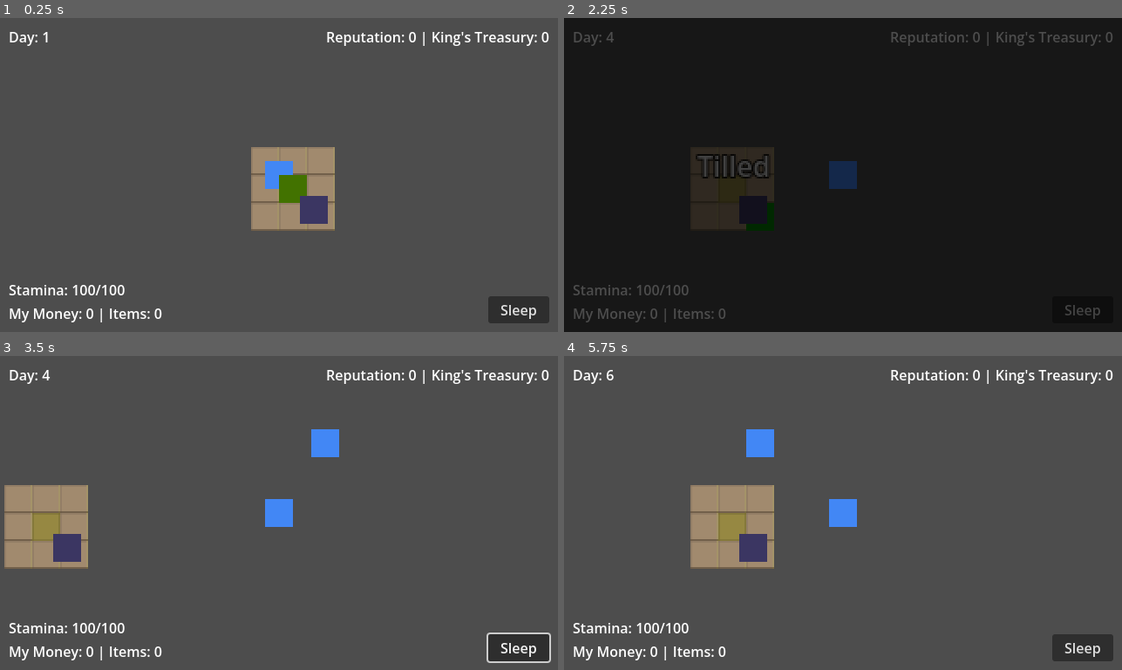
Above: before the commit, frames 1-4 (two rows, left to right).
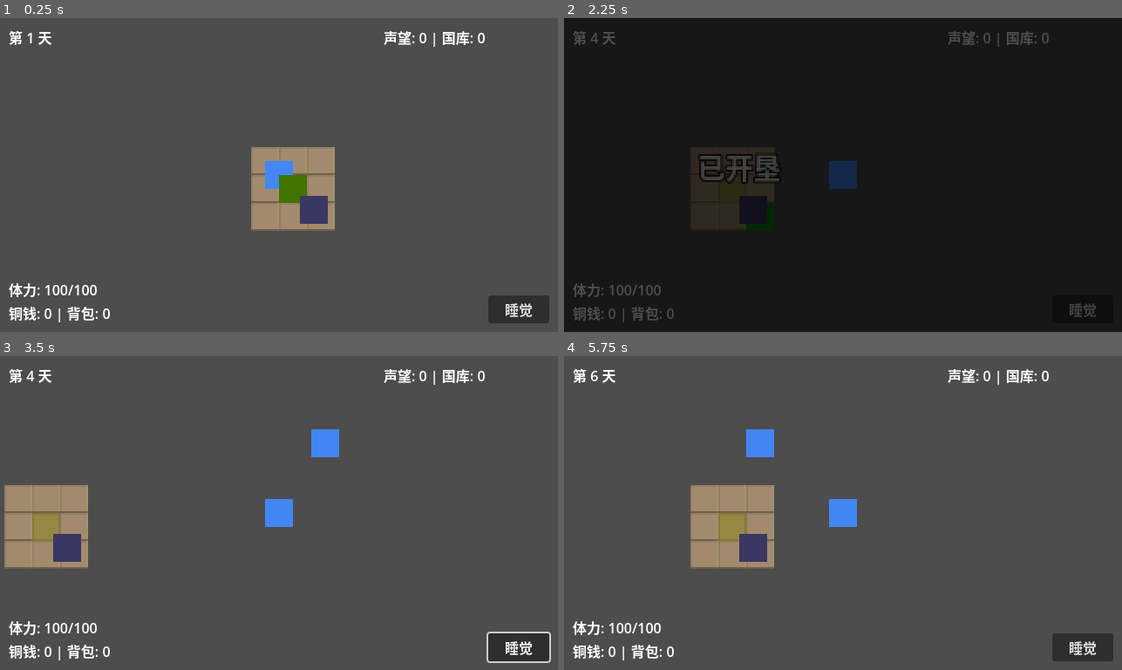
Above: after the commit, the same moments.

Repository: xultraplus/Fiefdom
Game: Godot game, scene res://scenes/Main.tscn
Same seed, same stepped clock (60 frames per second), same inputs: the game is played once before the commit and once after it.
Inputs (mouse positions are in pixels of both pictures, inside the frame that each line leads up to):
- Up to frame 1 (0.25 s): no input
- Up to frame 2 (2.25 s): click "Sleep" (after the commit: "睡觉") at 0.5 s; tap Enter (ui_accept) at 1.25, 1.52 s; move the mouse to (965, 159) at 1.27 s; hold Right (ui_right) 1.28-2 s; click (965, 159) at 1.42 s; drag from (731, 190) to (815, 237) at 2.02 s
- Up to frame 3 (3.5 s): move the mouse to (334, 443) at 2.77 s; hold Right (ui_right) from 2.78 s (still down)
- Up to frame 4 (5.75 s): release Right (ui_right) at 3.5 s; drag from (815, 575) to (675, 465) at 3.52 s; tap Enter (ui_accept) at 4.25, 4.52 s; move the mouse to (1010, 560) at 4.27 s; hold Left (ui_left) 4.28-5 s; drag from (675, 465) to (759, 434) at 5.02 s

The runs differ from the first frame. In frame 1, 2.2% of the frame differs, in the area x 1-99%, y 4-97%; in frame 2, 2.3%; in frame 3, 2.3%; in frame 4, 2.2%.
Error before the commit: Parse Error: Function "_process_rest()" not found in base self. (res://scripts/Retainer.gd:45)

Commit message:
phase2_2

Diff:
--- a/scenes/Main.tscn
+++ b/scenes/Main.tscn
@@ -37,7 +37,7 @@
 offset_top = 10.0
 offset_right = 100.0
 offset_bottom = 33.0
-text = "Day: 1"
+text = "第 1 天"
 
 [node name="InventoryLabel" type="Label" parent="UI/Control" unique_id=188040551]
 layout_mode = 1
@@ -49,7 +49,7 @@
 offset_right = 200.0
 offset_bottom = -10.0
 grow_vertical = 0
-text = "Inventory"
+text = "背包"
 
 [node name="KingLabel" type="Label" parent="UI/Control" unique_id=225522846]
 layout_mode = 1
@@ -61,7 +61,7 @@
 offset_right = -10.0
 offset_bottom = 33.0
 grow_horizontal = 0
-text = "King's Treasury"
+text = "国库"
 
 [node name="StaminaLabel" type="Label" parent="UI/Control" unique_id=60873908]
 layout_mode = 1
@@ -73,7 +73,7 @@
 offset_right = 150.0
 offset_bottom = -37.0
 grow_vertical = 0
-text = "Stamina: 100/100"
+text = "体力: 100/100"
 
 [node name="SleepButton" type="Button" parent="UI/Control" unique_id=127106327]
 layout_mode = 1
@@ -88,7 +88,7 @@
 offset_bottom = -10.0
 grow_horizontal = 0
 grow_vertical = 0
-text = "Sleep"
+text = "睡觉"
 
 [node name="Fader" type="ColorRect" parent="UI/Control" unique_id=730486771]
 layout_mode = 1
--- a/scripts/Global.gd
+++ b/scripts/Global.gd
@@ -9,19 +9,50 @@
 var max_stamina: int = 100
 var current_stamina: int = 100
 
+# Phase 2: Economy & Retainers
+var food_storage: int = 10 # Initial food
+var retainers: Array[RetainerData] = []
+var days_without_contribution: int = 0
+
 func _ready() -> void:
-	pass
+	# Add a default retainer for testing
+	retainers.append(RetainerData.new("墨家弟子", "农夫"))
 
 func restore_stamina() -> void:
 	current_stamina = max_stamina
 	print("Stamina Restored")
 
+	# Daily consumption
+	consume_food()
+
+func consume_food() -> void:
+	var consumption = retainers.size() * 1
+	if food_storage >= consumption:
+		food_storage -= consumption
+		print("Food consumed: ", consumption, ". Remaining: ", food_storage)
+	else:
+		food_storage = 0
+		print("Not enough food! Retainers are starving.")
+		# Handle loyalty drop or leave logic here
+		for r in retainers:
+			r.loyalty -= 20
+			if r.loyalty <= 0:
+				print("Retainer ", r.name, " has left!")
+				# In a real game, remove from array safely. For prototype, just print.
+
 func add_item(is_public: bool) -> void:
 	if is_public:
 		king_storage += 1
 		reputation += 10
+		days_without_contribution = 0 # Reset fail counter
 		print("Added to King's Treasury. Reputation: ", reputation)
 	else:
-		player_inventory += 1
+		player_inventory += 1 # This is "Raw Crop"
 		money += 5
 		print("Added to Player Inventory. Money: ", money)
+
+func convert_inventory_to_food(amount: int) -> void:
+	if player_inventory >= amount:
+		player_inventory -= amount
+		food_storage += amount # 1 crop = 1 food unit
+		print("Converted ", amount, " crops to food.")
--- /dev/null
+++ b/scripts/MapGridItem.gd
@@ -0,0 +1,13 @@
+extends ColorRect
+
+var grid_pos: Vector2i
+signal retainer_dropped(grid_pos: Vector2i, data: RetainerData)
+
+func _can_drop_data(at_position: Vector2, data: Variant) -> bool:
+	return data is RetainerData
+
+func _drop_data(at_position: Vector2, data: Variant) -> void:
+	print("Dropped ", data.name, " on grid ", grid_pos)
+	retainer_dropped.emit(grid_pos, data)
+	# Visual feedback
+	color = Color.GOLD # Flash or change color
--- a/scripts/Retainer.gd
+++ b/scripts/Retainer.gd
@@ -19,8 +19,9 @@
 		data = RetainerData.new()
 
 	# Set up navigation agent
-	navigation_agent.path_desired_distance = 4.0
-	navigation_agent.target_desired_distance = 4.0
+	# Relaxing distance constraints to avoid getting stuck near target
+	navigation_agent.path_desired_distance = 10.0
+	navigation_agent.target_desired_distance = 10.0
 
 	# Initial home position (spawn point)
 	home_position = global_position
@@ -83,6 +84,9 @@
 	# Better to do the await in a separate function call from set_state or use a flag.
 	pass
 
+func _process_rest() -> void:
+	pass
+
 # Called when entering WORK state
 func start_working():
 	await get_tree().create_timer(1.0).timeout
@@ -94,11 +98,9 @@
 	start_working()
 
 func set_state(new_state: State) -> void:
-	# Override set_state to handle WORK special case if needed
-	# But better to just modify the main set_state
 	var old_state = current_state
 	current_state = new_state
-	# print("Retainer State: ", State.keys()[new_state])
+	print("Retainer: State changed from ", State.keys()[old_state], " to ", State.keys()[new_state])
 
 	if new_state == State.IDLE:
 		find_work()
@@ -113,12 +115,13 @@
 	if world.has_method("get_nearest_dry_crop"):
 		var grid_pos = world.get_nearest_dry_crop(global_position)
 		if grid_pos != Vector2i(-1, -1):
+			print("Retainer: Found work at ", grid_pos)
 			target_grid_pos = grid_pos
 			# Convert grid to world pos
 			var world_pos = world.tile_map.map_to_local(grid_pos)
 			set_movement_target(world_pos)
 		else:
-			# No work found
+			print("Retainer: No work found")
 			pass
 
 func perform_task() -> void:
--- a/scripts/RetainerData.gd
+++ b/scripts/RetainerData.gd
@@ -1,8 +1,8 @@
 extends Resource
 class_name RetainerData
 
-@export var name: String = "Unnamed"
-@export var profession: String = "Farmer" # Peasant, Scholar, etc.
+@export var name: String = "无名氏"
+@export var profession: String = "农夫" # Peasant, Scholar, etc.
 @export var portrait: Texture2D
 
 # Attributes
@@ -10,6 +10,6 @@
 @export_range(0, 100) var loyalty: float = 100.0
 @export_range(0.1, 5.0) var efficiency: float = 1.0
 
-func _init(p_name = "Unnamed", p_prof = "Farmer"):
+func _init(p_name = "无名氏", p_prof = "农夫"):
 	name = p_name
 	profession = p_prof
--- /dev/null
+++ b/scripts/RetainerItem.gd
@@ -0,0 +1,23 @@
+extends Control
+
+var data: RetainerData
+
+@onready var name_label: Label = $NameLabel
+@onready var job_label: Label = $JobLabel
+@onready var icon: TextureRect = $Icon
+
+func setup(p_data: RetainerData) -> void:
+	data = p_data
+	name_label.text = data.name
+	job_label.text = data.profession
+	# icon.texture = data.portrait # Todo
+
+func _get_drag_data(at_position: Vector2) -> Variant:
+	print("Dragging retainer: ", data.name)
+
+	# Create preview
+	var preview = Label.new()
+	preview.text = data.name
+	set_drag_preview(preview)
+
+	return data
--- a/scripts/UIManager.gd
+++ b/scripts/UIManager.gd
@@ -39,7 +39,7 @@
 	update_ui()
 
 func update_ui() -> void:
-	day_label.text = "Day: " + str(Global.current_day)
-	inventory_label.text = "My Money: " + str(Global.money) + " | Items: " + str(Global.player_inventory)
-	king_label.text = "Reputation: " + str(Global.reputation) + " | King's Treasury: " + str(Global.king_storage)
-	stamina_label.text = "Stamina: " + str(Global.current_stamina) + "/" + str(Global.max_stamina)
+	day_label.text = "第 " + str(Global.current_day) + " 天"
+	inventory_label.text = "铜钱: " + str(Global.money) + " | 背包: " + str(Global.player_inventory)
+	king_label.text = "声望: " + str(Global.reputation) + " | 国库: " + str(Global.king_storage)
+	stamina_label.text = "体力: " + str(Global.current_stamina) + "/" + str(Global.max_stamina)
--- a/scripts/World.gd
+++ b/scripts/World.gd
@@ -13,7 +13,7 @@
 var retainer_scene = preload("res://scenes/Retainer.tscn")
 
 func _ready() -> void:
-	millet_data.crop_name = "Millet"
+	millet_data.crop_name = "黍"
 	millet_data.days_to_grow = 2
 	var stages: Array[Vector2i] = [Vector2i(0,2), Vector2i(1,2), Vector2i(2,2)]
 	millet_data.stages_atlas_coords = stages
@@ -72,7 +72,7 @@
 		var info = active_crops[grid_pos]
 		if not info["watered"]:
 			info["watered"] = true
-			spawn_floating_text(grid_pos, "Watered", Color.CYAN)
+			spawn_floating_text(grid_pos, "已浇水", Color.CYAN)
 			print("Crop watered at ", grid_pos)
 
 func setup_test_map() -> void:
@@ -108,7 +108,7 @@
 
 func till_soil(grid_pos: Vector2i, current_atlas_coords: Vector2i) -> void:
 	if Global.current_stamina < 2:
-		spawn_floating_text(grid_pos, "No Stamina!", Color.RED)
+		spawn_floating_text(grid_pos, "体力不足！", Color.RED)
 		print("Not enough stamina to till!")
 		return
 
@@ -118,12 +118,12 @@
 	# Change to tilled version (y=1)
 	var new_atlas_coords = Vector2i(current_atlas_coords.x, 1)
 	tile_map.set_cell(grid_pos, 0, new_atlas_coords)
-	spawn_floating_text(grid_pos, "Tilled", Color.WHITE)
+	spawn_floating_text(grid_pos, "已开垦", Color.WHITE)
 	print("Tilled at ", grid_pos)
 
 func plant_crop(grid_pos: Vector2i) -> void:
 	if Global.current_stamina < 2:
-		spawn_floating_text(grid_pos, "No Stamina!", Color.RED)
+		spawn_floating_text(grid_pos, "体力不足！", Color.RED)
 		print("Not enough stamina to plant!")
 		return
 
@@ -141,12 +141,12 @@
 		# Visual feedback: place seed
 		var seed_coords = millet_data.stages_atlas_coords[0]
 		crops_layer.set_cell(grid_pos, 0, seed_coords)
-		spawn_floating_text(grid_pos, "Planted", Color.GREEN)
+		spawn_floating_text(grid_pos, "已播种", Color.GREEN)
 		print("Planted at ", grid_pos)
 
 func harvest_crop(grid_pos: Vector2i) -> void:
 	if Global.current_stamina < 3:
-		spawn_floating_text(grid_pos, "No Stamina!", Color.RED)
+		spawn_floating_text(grid_pos, "体力不足！", Color.RED)
 		print("Not enough stamina!")
 		return
 
@@ -167,12 +167,12 @@
 		crops_layer.erase_cell(grid_pos)
 
 		if is_public:
-			spawn_floating_text(grid_pos, "Public Harvest!", Color.GOLD)
+			spawn_floating_text(grid_pos, "上缴国库！", Color.GOLD)
 		else:
-			spawn_floating_text(grid_pos, "Harvested!", Color.GREEN)
+			spawn_floating_text(grid_pos, "收获！", Color.GREEN)
 		print("Harvested!")
 	else:
-		spawn_floating_text(grid_pos, "Not Ready", Color.GRAY)
+		spawn_floating_text(grid_pos, "未成熟", Color.GRAY)
 		print("Not ready yet. Age: ", crop_info["age"])
 
 func spawn_floating_text(grid_pos: Vector2i, text: String, color: Color) -> void:
